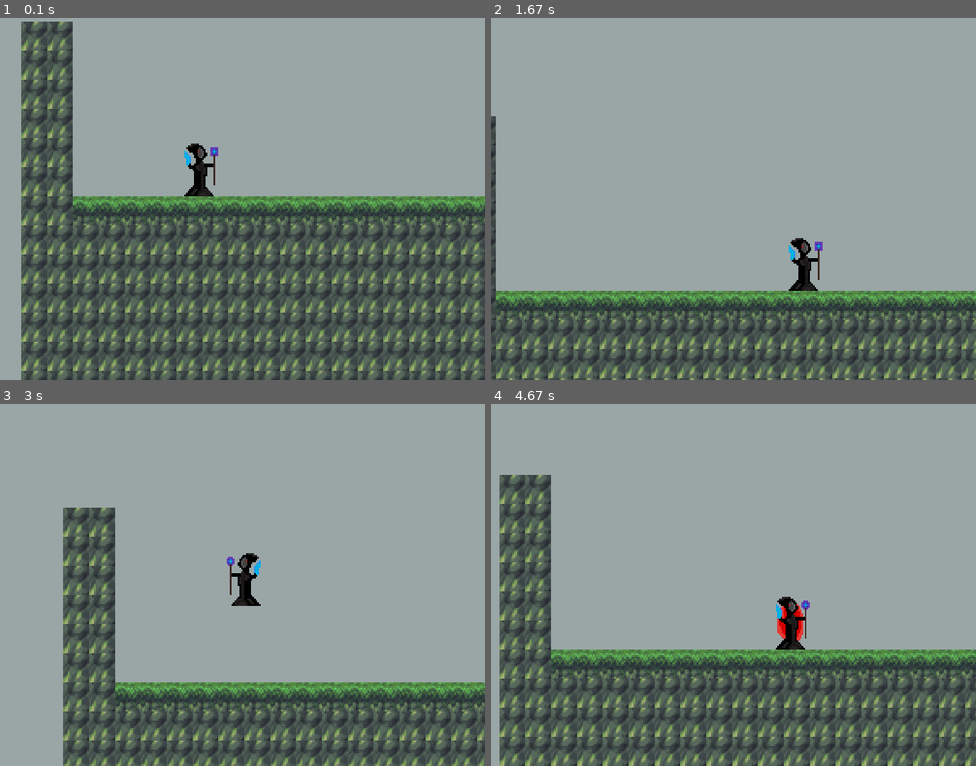
Above: before the commit, frames 1-4 (two rows, left to right).
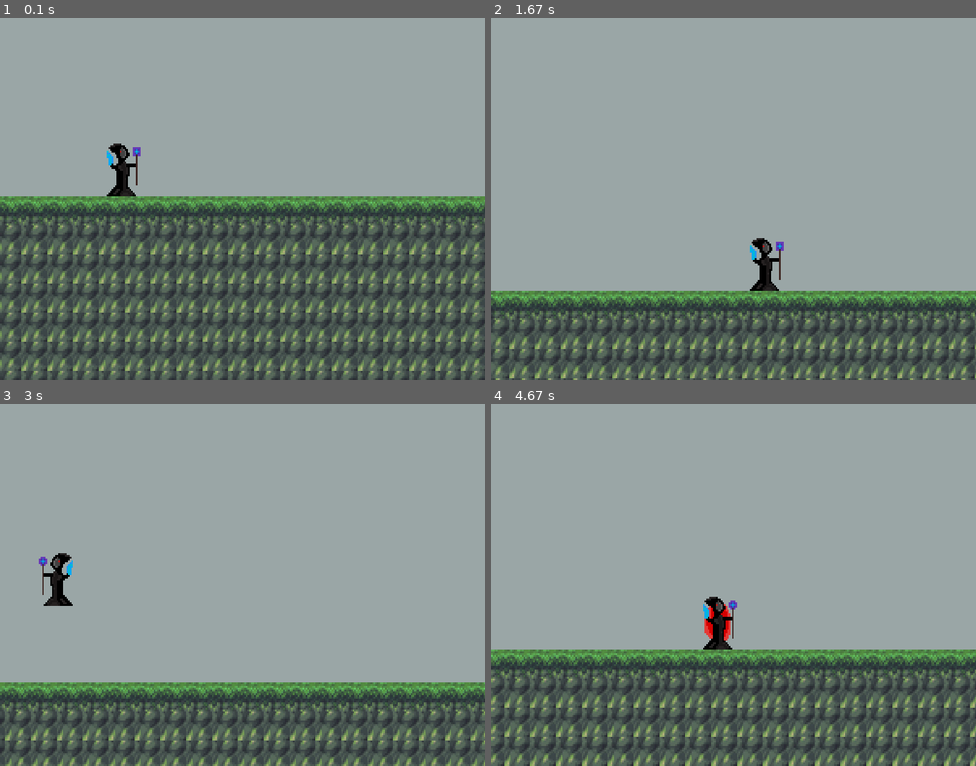
Above: after the commit, the same moments.

Repository: the-akira/PyGameDev
Game: pygame game, started from Exemplos/Platformer/game.py
Two runs of this game, one before a commit and one after it. Both use one fixed random seed, a clock stepped at 60 frames per second and the inputs below.
Inputs:
- Up to frame 1 (0.1 s): no input
- Up to frame 2 (1.67 s): hold Right 0.33-0.8 s; hold Up 0.83-1.13 s; hold Right 1.17-1.63 s
- Up to frame 3 (3 s): hold Left 1.67-2.2 s; hold Left 2.23-2.63 s; hold Up from 2.67 s (still down)
- Up to frame 4 (4.67 s): release Up at 3.03 s; hold Right 3.07-3.7 s; hold Left 3.73-4.2 s; hold Right from 4.23 s (still down)

The runs differ from the first frame. In frame 1, 9.1% of the frame differs, in the area x 0-45%, y 1-100%; in frame 2, 12%; in frame 3, 19%; in frame 4, 23%, in the area x 0-100%, y 19-100%.

Commit message:
Alterações na Câmera -> Platformer

Diff:
--- a/Exemplos/Platformer/game.py
+++ b/Exemplos/Platformer/game.py
@@ -62,7 +62,13 @@
 
 while True:
     display.fill((154,166,166))
-    true_scroll[0] += (player_rect.x-true_scroll[0]-152)/20
+    if player_rect.x < 130:
+        true_scroll[0] += (player_rect.x-true_scroll[0]+93)/20
+    if player_rect.x > 1750:
+        true_scroll[0] += (player_rect.x-true_scroll[0]-363)/20
+    if player_rect.y < 3:
+        true_scroll[1] += (player_rect.y-true_scroll[1]-56)/20
+    true_scroll[0] += (player_rect.x-true_scroll[0]-132)/20
     true_scroll[1] += (player_rect.y-true_scroll[1]-106)/20
     scroll = true_scroll.copy()
     scroll[0] = int(scroll[0])
